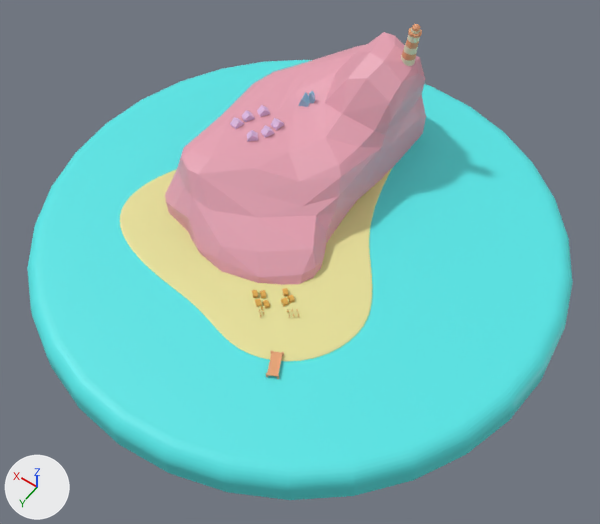
Before and after pictures for a commit that changed the glTF model src/island.glb.
Both versions are drawn from a camera (50 mm lens) standing at (-16.9, 18.6, 30.2) and looking at (-4.0, 0.5, 1.8). The lights are fixed; the arrows at lower left show +X, +Y and +Z.

In view in the first picture: 'beach', 'island', 'ocean'.
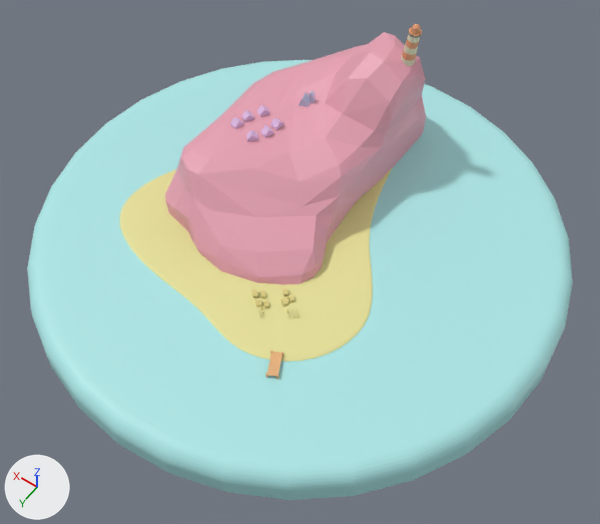
What changed in the scene script:
```text
Change mat_ocean:
    mat_ocean.base_color: (0.0905, 0.8, 0.8) -> (0.416, 0.8, 0.8)  # cyan #55e7e7 -> cyan #ade7e7
```

Pixel boxes (x1, y1, x2, y2) of what changed, in the pictures (600 x 524 px):
'ocean', recoloured: (27, 60, 573, 500) in both
